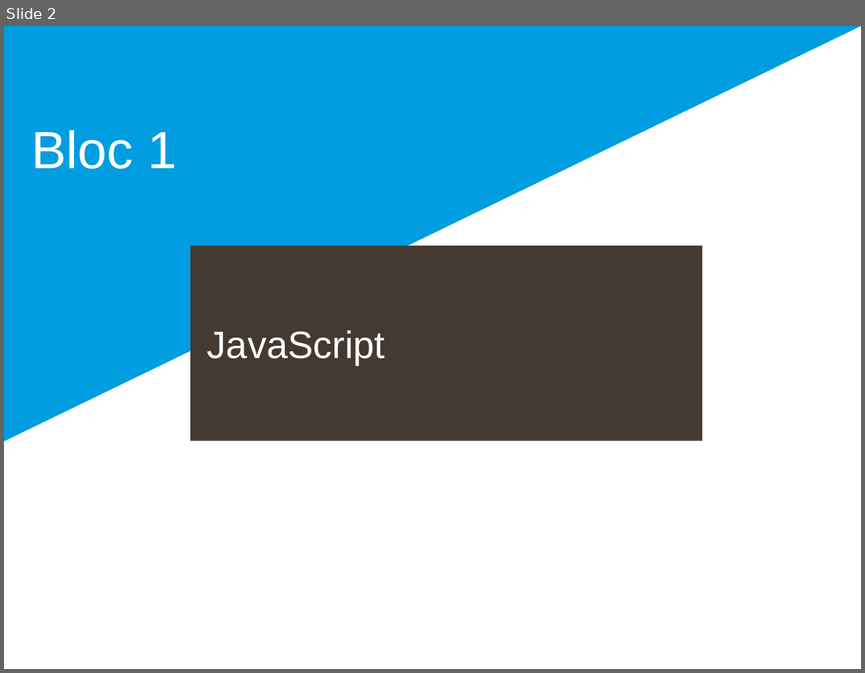
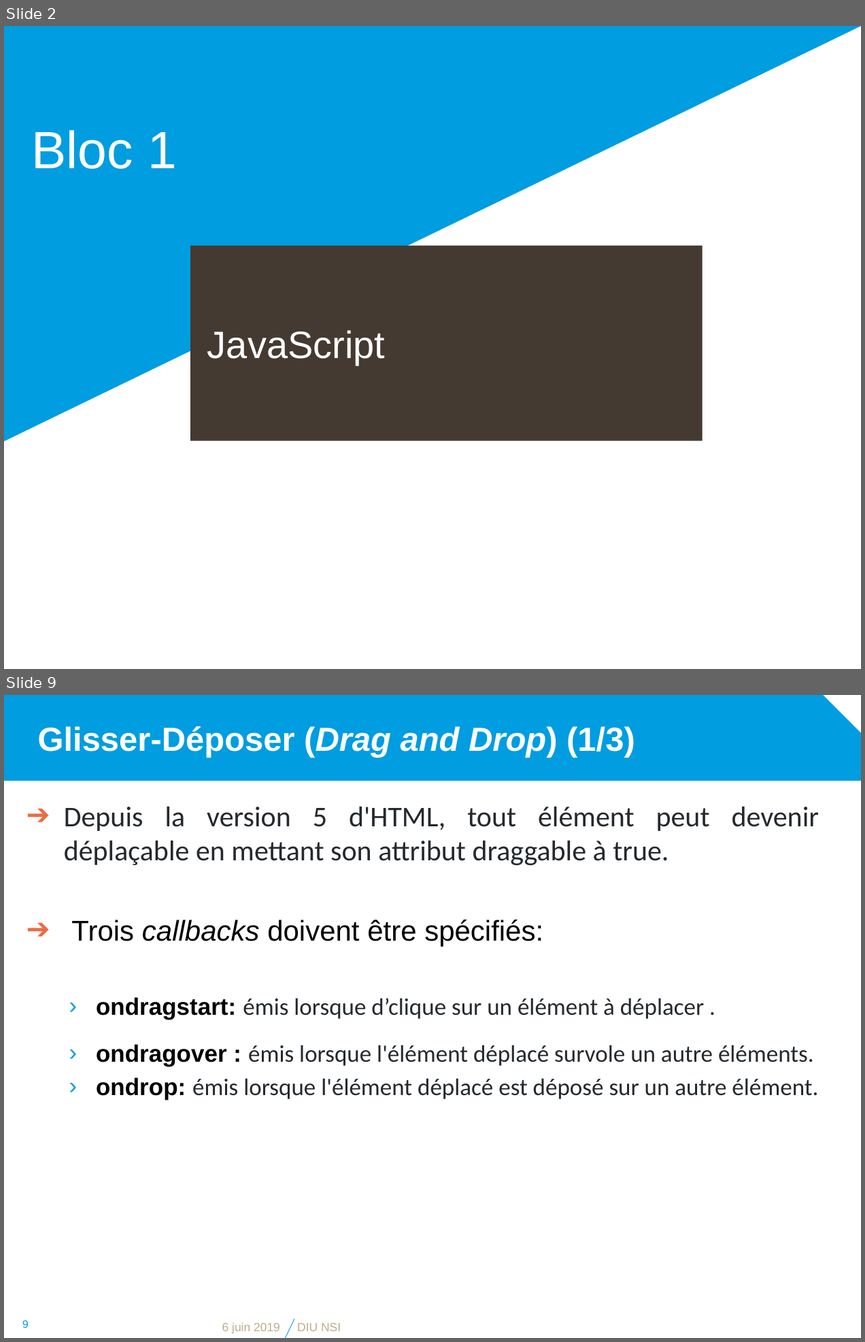
Before and after one commit to diu-uf-bordeaux/bloc1, a slide deck: web/4-JS/JavaScript.pptx. Shown one above the other, each under a label of ours: slide 2 before the commit, slides 2 and 9 after it; the slides between them are not shown. The pictures are 865x673 and 865x1342 pixels, drawn with LibreOffice and Linux fonts; fonts in the diff are those of the drawing; background and template pictures are left out. Boxes give left, top, right and bottom in pixels: in the first picture for what was removed or moved away, otherwise in the second. Text is boxed around its words. In the diff, an @@ line names an element or a change of style, - is before the commit and + after.

```diff
--- a/web/4-JS/JavaScript.pptx
+++ b/web/4-JS/JavaScript.pptx
@@ slide 9 added at <box>4,695,861,1338</box>, background #FFFFFF @@
@@ snip rect added at <box>4,695,861,781</box>, fill #009DE0 @@
@@ title added at <box>38,726,635,758</box>, 28 pt, text #FFFFFF, bold @@
+Glisser-Déposer (Drag and Drop) (1/3)
@@ text added at <box>64,807,819,1099</box>, 20 pt, text #24292E @@
+➔ Depuis la version 5 d'HTML, tout élément peut devenir déplaçable en mettant son attribut draggable à true.
+➔ Trois callbacks doivent être spécifiés:
+  › ondragstart: émis lorsque d’clique sur un élément à déplacer .
+  › ondragover : émis lorsque l'élément déplacé survole un autre éléments.
+  › ondrop: émis lorsque l'élément déplacé est déposé sur un autre élément.
@@ page number added at <box>22,1320,28,1327</box>, 9 pt, text #009DE0 @@
+9
@@ text added at <box>222,1322,280,1334</box>, 10 pt, text #BEAD8A @@
+6 juin 2019
@@ line added from (285, 1338) to (294, 1319), #009DE0 0.5 pt @@
@@ text added at <box>297,1323,341,1331</box>, 10 pt, text #BEAD8A @@
+DIU NSI
```
Also in this commit, not shown: 7 slides changed, 2 other slides added, 1 slide removed, 1 other file.
